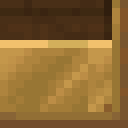
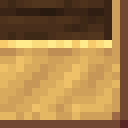
Layer changes from the first w=128, h=128 image to the second:
added layer "Calque copié #2" above "Calque copié #1" over [0, 40, 112, 112]
added layer "Calque copié #1" above "Calque copié" over [0, 0, 128, 128]
hid "Calque copié" over [0, 40, 112, 112]
hid "monitor_advanced_41.png" over [0, 0, 128, 128]
